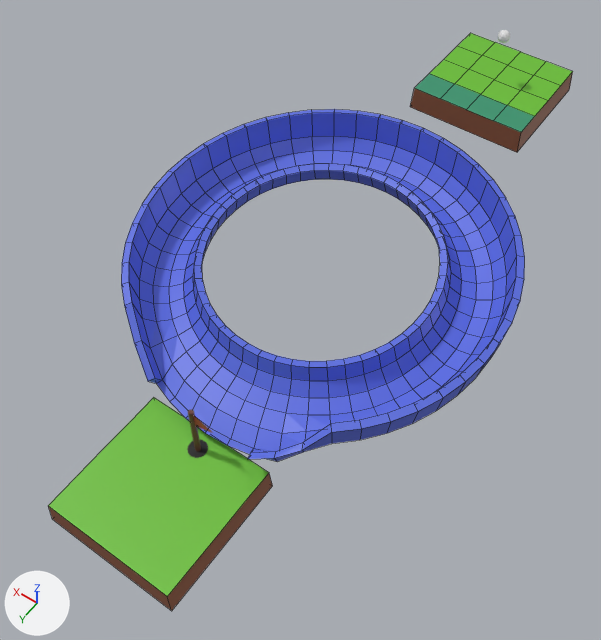
One commit to the Blender file blender/level7.blend: the scene before it, then after it.
Before and after are seen from a camera (50 mm lens) standing at (-4.21, 11.48, 8.72) and looking at (-0.02, 5.62, -0.49). Every picture has the same lights, and +X, +Y and +Z are marked at lower left. Mesh edges are drawn as thin lines on the coarser meshes.

The first picture shows 'Torus', 'basic-fixed.001', 'basic-moveable.001'.
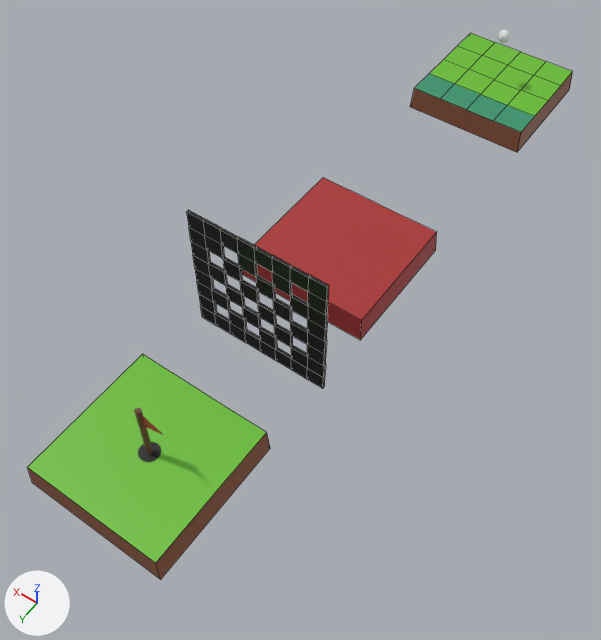
The change, as a diff of the scene's bpy script:
```diff
--- a/blender/level7.blend.py
+++ b/blender/level7.blend.py
@@ img_color_pallette_png_008 @@
+img_color_pallette_png_008 = load_image('color-pallette.png.008', 'color-pallette.png', 4, 4, 'sRGB')
@@ mat_material_011 @@
+mat_material_011 = principled_material('Material.011')
+mat_material_011.texture = img_color_pallette_png_008
@@ me_cube_001 @@
 me_cube_001.from_pydata(...)  # 20 vertices, 6 faces; spans x -1.0..1.0, y -1.0..1.0, z -1.0..0.9
 # used by ob_basic_fixed_001; location = (0.0, 8.62, -1.0); scale = (1.0, 1.0, 0.2)
+# me_cube_001 part 1: texture (UV) coordinates of 6 of 6 faces, centred in x -0.98..0.98, y -0.98..0.98, z -1.0..0.9, changed; they spanned u 0.57..0.68, v 0.54..0.94 and now span u 0.8..0.95, v 0.29..0.46
 me_cube_001.materials.append(mat_material_007)
@@ me_cube_006 @@
+me_cube_006.from_pydata(...)  # 20 vertices, 6 faces; spans x -1.0..1.0, y -1.0..1.0, z -1.0..0.9
+me_cube_006.materials.append(mat_material_011)  # picture img_color_pallette_png_008
@@ me_cube_003 @@
+me_cube_003.from_pydata(...)  # 162 vertices, 196 faces; spans x -1.0..1.0, y -0.95..1.05, z 0.99..1.19
+me_cube_003.materials.append(mat_material_003)  # picture img_color_pallette_png_002
@@ ob_basic_fixed_001 @@
-ob_basic_fixed_001 = bpy.data.objects.new('basic-fixed.001', me_cube_001)
-ob_basic_fixed_001.location = (0.0, 8.62, -1.0)
+ob_basic_fixed_001 = bpy.data.objects.new('basic-fixed.001', me_cube_006)
+ob_basic_fixed_001.location = (0.0, 8.62, 0.0)
 ob_basic_fixed_001.scale = (1.0, 1.0, 0.2)
@@ ob_torus @@
-ob_torus = bpy.data.objects.new('Torus', me_torus)
-ob_torus.location = (0.04, 5.08, 0.27)
-ob_torus.rotation_euler = (-0.107, 0.0, 0.0)  # degrees (-6.1, 0, 0)
-ob_torus.scale = (2.16, 2.16, 2.16)
@@ ob_basic_fixed_002 @@
+ob_basic_fixed_002 = bpy.data.objects.new('basic-fixed.002', me_cube_003)
+ob_basic_fixed_002.location = (-0.02, 6.72, 0.72)
+ob_basic_fixed_002.rotation_euler = (1.571, 0.0, 0.0)  # degrees (90, 0, 0)
+ob_basic_fixed_002.scale = (1.0, 1.0, 0.2)
@@ ob_bouncepad @@
+ob_bouncepad = bpy.data.objects.new('bouncepad', me_cube_001)
+ob_bouncepad.location = (0.0, 4.62, 0.0)
+ob_bouncepad.scale = (1.0, 1.0, 0.2)
```

What differs and where, as boxes [x1, y1, x2, y2] in the pictures (601 x 640 px):
'Torus', deleted (blue): before [121, 109, 525, 462]
'basic-fixed.001', surface changed, reshaped, moved (8% wider): before [48, 397, 273, 611]; after [27, 354, 270, 579]
'bouncepad', added (red): after [242, 178, 437, 340]
'basic-fixed.002', added (black): after [187, 210, 329, 388]
part 1 of me_cube_001, surface changed: before [48, 397, 273, 611]; after [242, 178, 437, 340]
